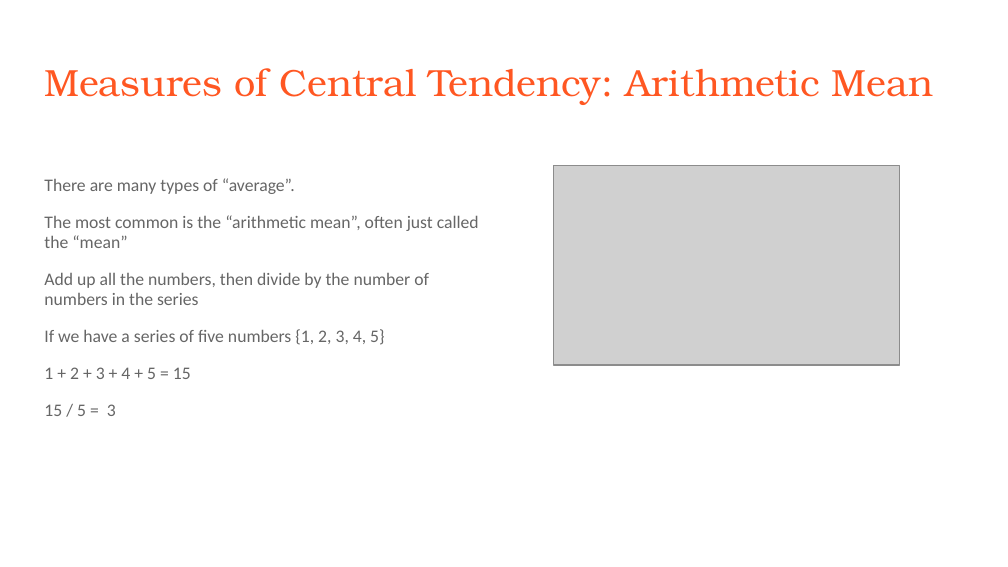
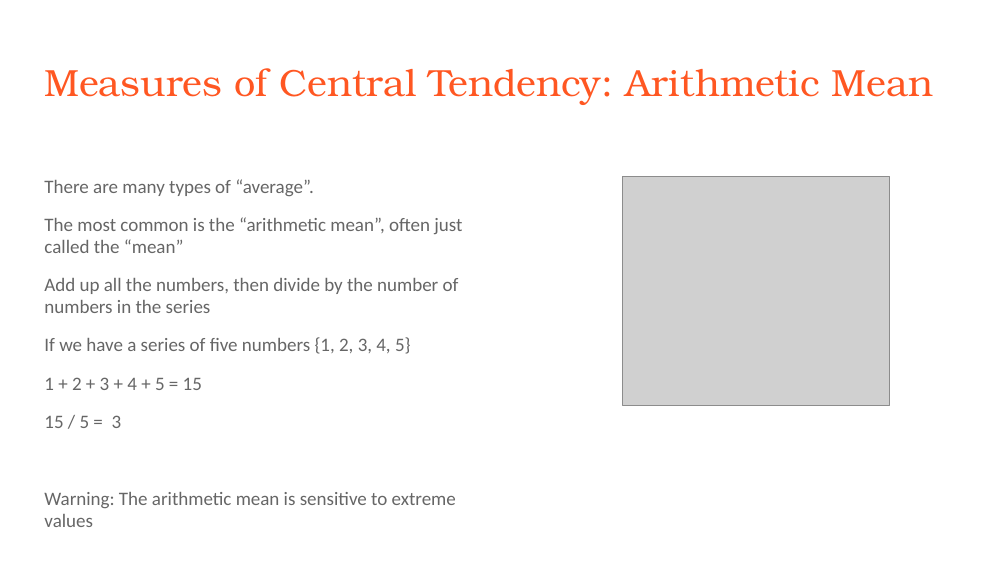
Before and after one commit to rjwrobel86/Python4Statistics, a slide deck: slide 5 of Stuff For Class/Slides/Descriptive Statistics.pptx. Drawn at 1008x567 pixels with LibreOffice and Linux fonts; fonts in the diff are those of the drawing; grey boxes stand for pictures. Boxes give left, top, right and bottom in pixels: in the first picture for what was removed or moved away, otherwise in the second. Text is boxed around its words. In the diff, an @@ line names an element or a change of style, - is before the commit and + after.

```diff
--- a/Stuff For Class/Slides/Descriptive Statistics.pptx
+++ b/Stuff For Class/Slides/Descriptive Statistics.pptx
@@ text at [44,179,462,428]: size 12.6 to 13.6 pt in "There are many types of “average”.", "The most common is the “arithmetic mean”, ...", "Add up all the numbers, then divide ...", "If we have a series of five ..." and 2 more places @@
@@ picture: place and size @@
-picture at [553,165,900,365]
+picture at [623,176,890,405]
@@ text at [44,492,456,527]: paragraph added @@
+Warning: The arithmetic mean is sensitive to extreme values
```
Also in this commit, not shown: 12 other slides changed, 10 slides added, 8 slides removed, 27 other files.
